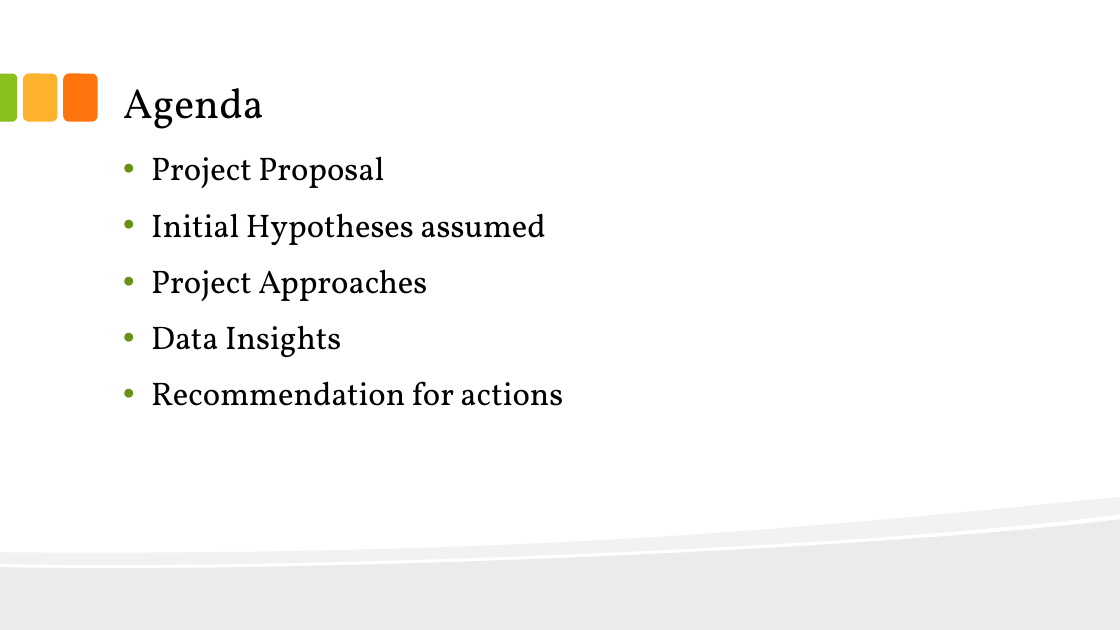
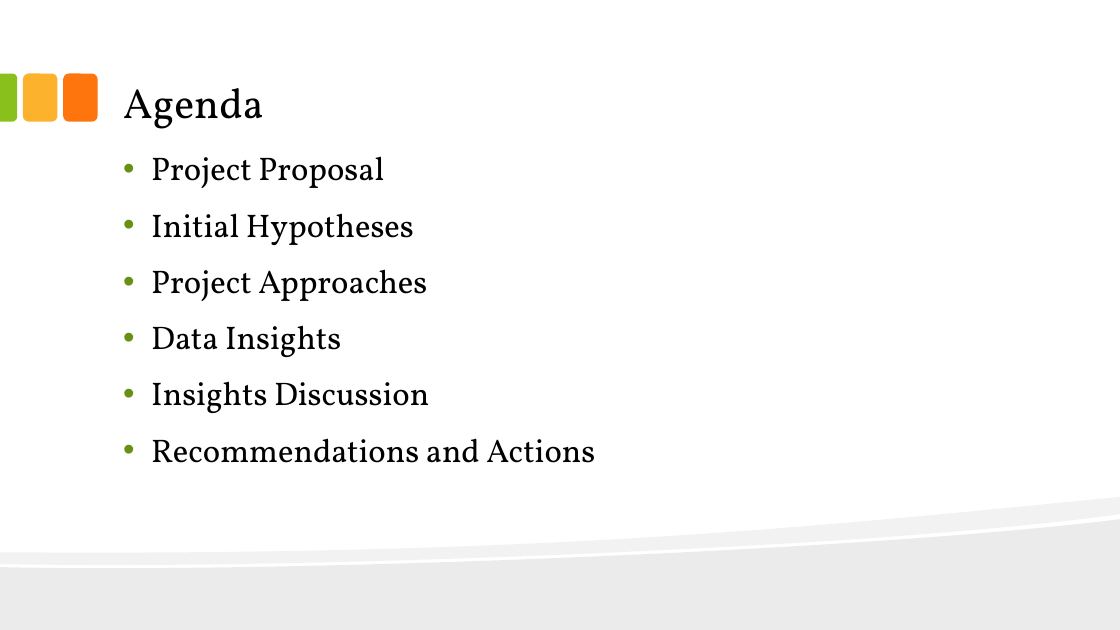
Before and after one commit to dennislamcv1/UCDAVISSQL, a slide deck: slide 2 of SQL for Data Science Capstone Project/Waterpump.pptx. Drawn at 1120x630 pixels with LibreOffice and Linux fonts; fonts in the diff are those of the drawing. Boxes give left, top, right and bottom in pixels: in the first picture for what was removed or moved away, otherwise in the second. Text is boxed around its words. In the diff, an @@ line names an element or a change of style, - is before the commit and + after.

```diff
--- a/SQL for Data Science Capstone Project/Waterpump.pptx
+++ b/SQL for Data Science Capstone Project/Waterpump.pptx
@@ text at (x1=151, y1=213, x2=414, y2=245): text changed @@
-• Initial Hypotheses assumed
+• Initial Hypotheses
@@ text at (x1=151, y1=381, x2=595, y2=463): text changed @@
-• Recommendation for actions
+• Insights Discussion
+• Recommendations and Actions
```
Also in this commit, not shown: 9 other slides changed, 1 other file.
